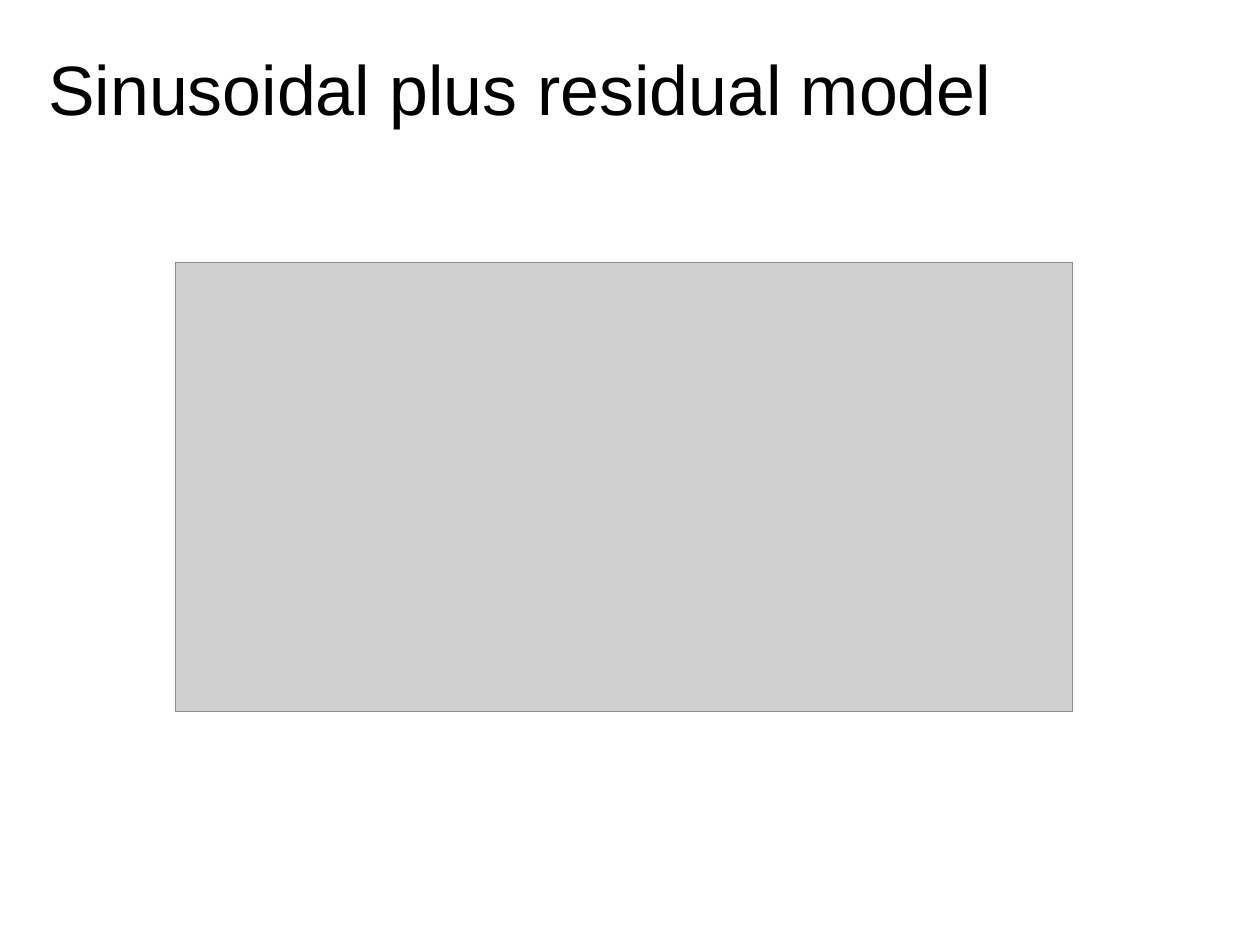
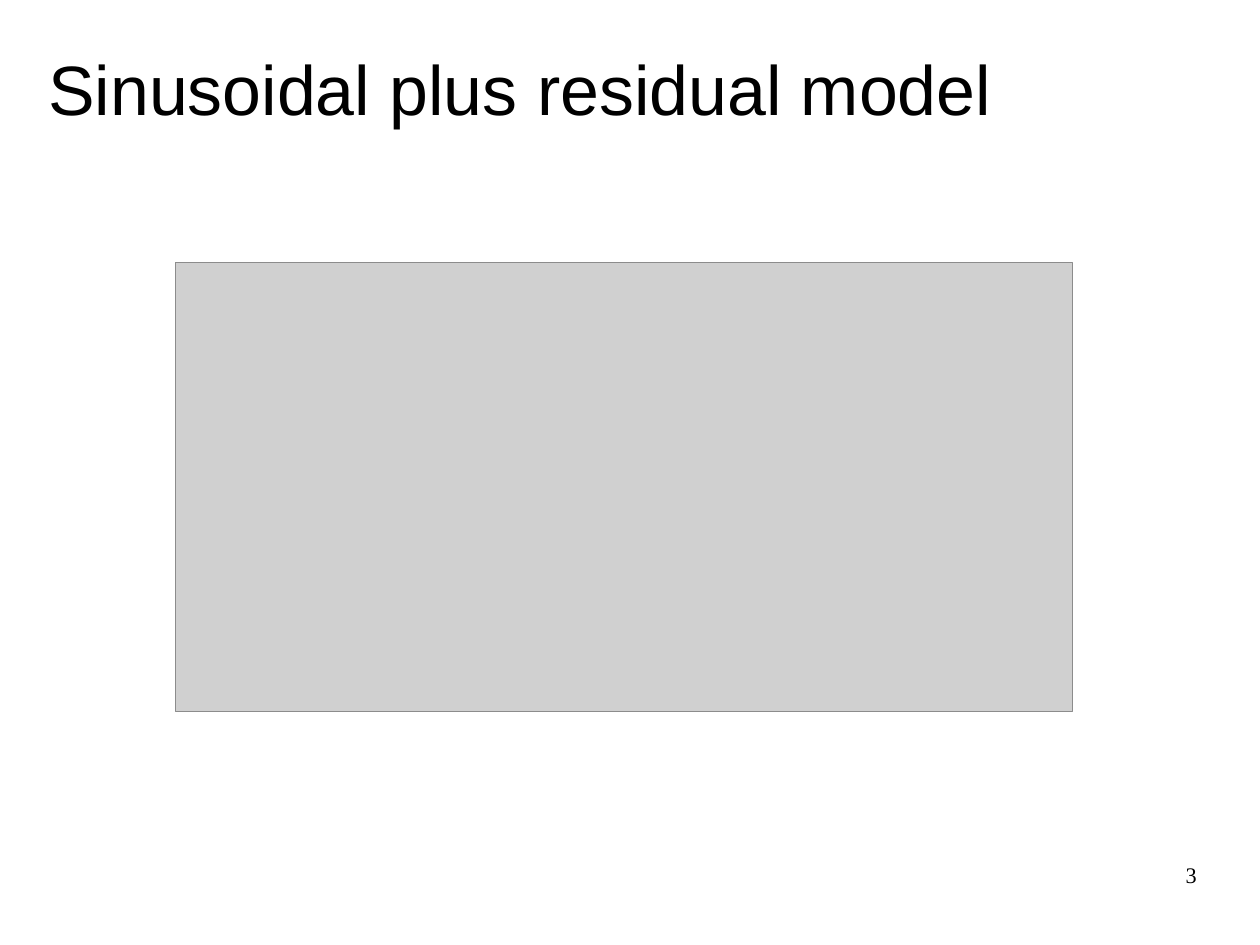
Before and after one commit to MTG/sms-tools, a slide deck: slide 3 of lectures/7-Sinusoidal-plus-residual-model/Sinusoidal-plus-residual-model.odp. Drawn at 1260x945 pixels with LibreOffice and Linux fonts; fonts in the diff are those of the drawing; grey boxes stand for pictures. Boxes give left, top, right and bottom in pixels: in the first picture for what was removed or moved away, otherwise in the second. Text is boxed around its words. In the diff, an @@ line names an element or a change of style, - is before the commit and + after.

```diff
--- a/lectures/7-Sinusoidal-plus-residual-model/Sinusoidal-plus-residual-model.odp
+++ b/lectures/7-Sinusoidal-plus-residual-model/Sinusoidal-plus-residual-model.odp
@@ page number added at <box>1186,868,1197,884</box>, 14 pt, text #000000 @@
+3
```
Also in this commit, not shown: 7 other slides changed, 5 slides added, 2 slides removed, 31 other files.
